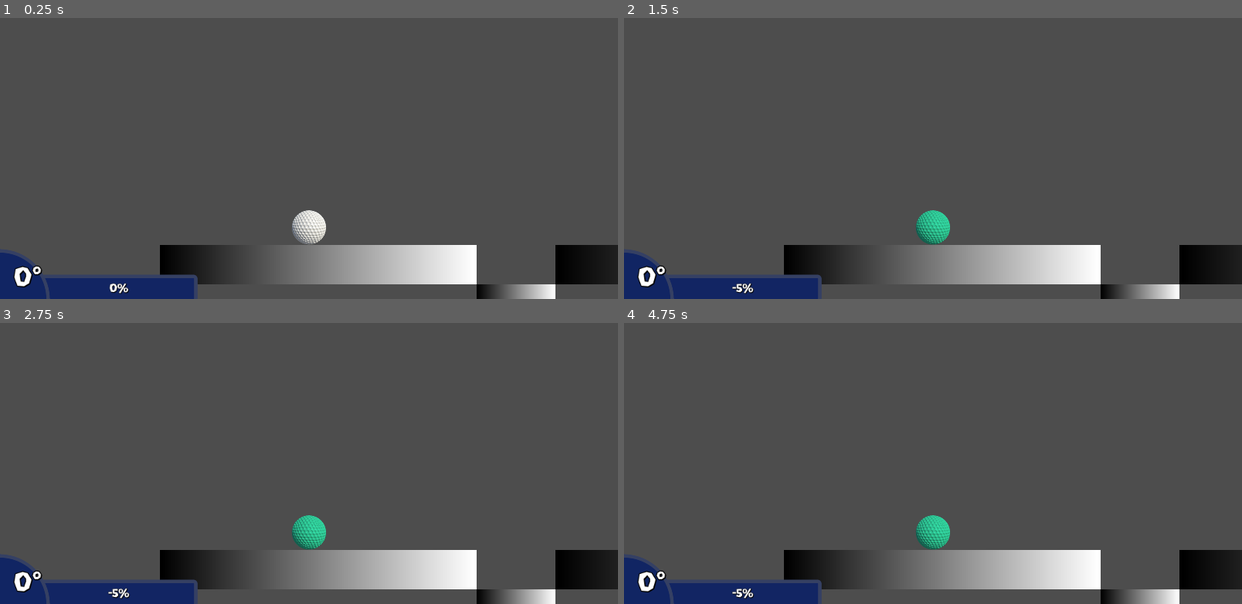
Above: before the commit, frames 1-4 (two rows, left to right).
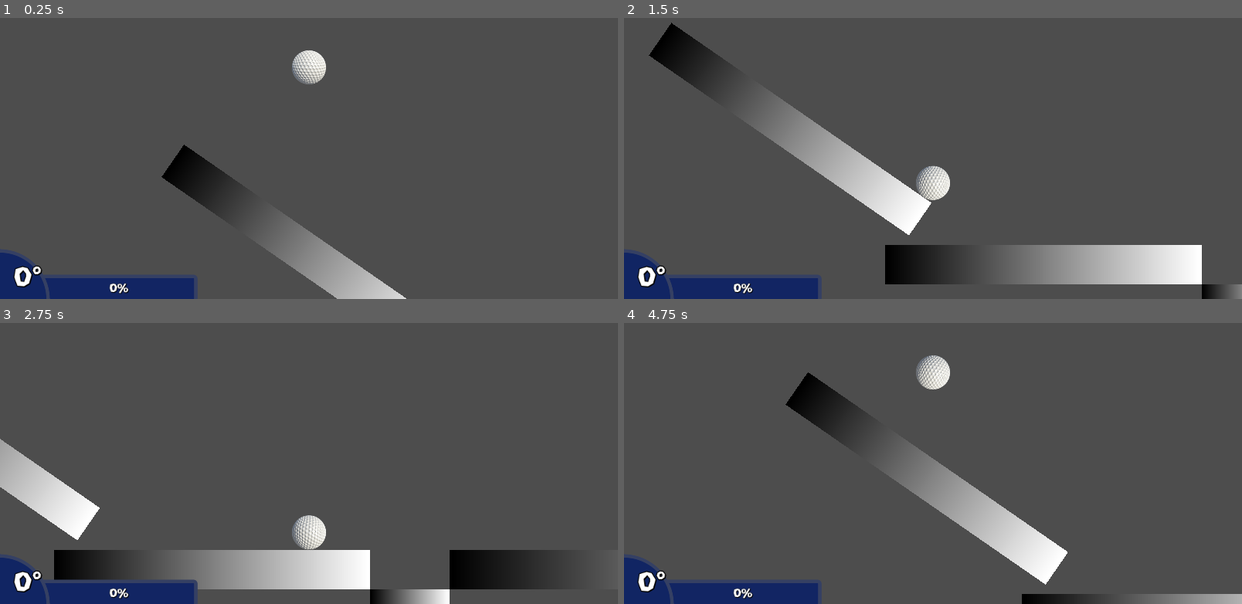
Above: after the commit, the same moments.

Repository: leafcabral/leafs-arcade
Game: Godot game, scene res://main/game_root.tscn
Two runs of this game, one before a commit and one after it. Both use one fixed random seed, a clock stepped at 60 frames per second and the inputs below.
Inputs (mouse positions are in pixels of both pictures, inside the frame that each line leads up to):
- Up to frame 1 (0.25 s): no input
- Up to frame 2 (1.5 s): move the mouse to (933, 228) at 0.52 s; click (933, 228) at 0.6 s; move the mouse to (809, 91) at 1.27 s; click (809, 91) at 1.35 s
- Up to frame 3 (2.75 s): move the mouse to (outside the picture) at 2.02 s; click (outside the picture) at 2.1 s
- Up to frame 4 (4.75 s): move the mouse to (902, 466) at 2.77 s; click (902, 466) at 2.85 s; move the mouse to (1118, 441) at 3.52 s; click (1118, 441) at 3.6 s; tap F (reset_last) at 4.15 s; move the mouse to (outside the picture) at 4.27 s; click (outside the picture) at 4.35 s

The runs differ from the first frame. In frame 1, 9.5% of the frame differs, in the area x 25-100%, y 11-100%; in frame 2, 17%, in the area x 4-100%, y 1-100%; in frame 3, 15%; in frame 4, 15%.

Commit message:
refactor: merge GolfBall and GolfClub scene into Player scene

Diff:
--- a/mini-golf-2d/entities/ball/golf_ball.gd
+++ b/mini-golf-2d/entities/ball/golf_ball.gd
@@ -6,54 +6,29 @@
 signal stopped_moving
 signal started_moving
 
-enum NextAction {
-	NONE,
-	RESET_LAST,
-	RESET_START,
-}
-
 @export var stop_color := Color("34dda9")
 
-var next_action := NextAction.NONE
-var pos_start := Vector2.ZERO
-var pos_last := Vector2.ZERO
-
-@onready var ball_sprite: Sprite2D = $BallSprite
-
-
-func _ready() -> void:
-	pos_start = position
-	pos_last = pos_start
-
-
-func _input(event: InputEvent) -> void:
-	if event.is_action_pressed("reset_last"):
-		next_action = NextAction.RESET_LAST
-		sleeping = false
-	if event.is_action_pressed("reset_start"):
-		next_action = NextAction.RESET_START
-		sleeping = false
+var _should_teleport := false
+var _teleport_pos := Vector2.ZERO
 
 
 func _integrate_forces(state: PhysicsDirectBodyState2D) -> void:
-	if next_action != NextAction.NONE:
+	if _should_teleport:
 		state.linear_velocity = Vector2.ZERO
 		state.angular_velocity = 0.0
+		state.transform.origin = _teleport_pos
 
-		match next_action:
-			NextAction.RESET_LAST:
-				position = pos_last
-			NextAction.RESET_START:
-				position = pos_start
+		_should_teleport = false
 
-		next_action = NextAction.NONE
+
+func teleport(new_position: Vector2) -> void:
+	_should_teleport = true
+	_teleport_pos = new_position
+	sleeping = false
 
 
 func _on_sleeping_state_changed() -> void:
 	if sleeping:
 		stopped_moving.emit()
-		ball_sprite.modulate = stop_color
-		pos_last = position
 	else:
 		started_moving.emit()
-		ball_sprite.modulate = Color.WHITE
--- a/mini-golf-2d/entities/club/golf_club.gd
+++ b/mini-golf-2d/entities/club/golf_club.gd
@@ -11,15 +11,7 @@
 const WOOD: GolfClubType  = preload("uid://cllyoka27wb4x")
 
 @export var type: GolfClubType:
-	set(value):
-		if not is_node_ready():
-			await ready
-		type = value
-		if value:
-			club.texture = type.texture
-			shot_area.minimum_angle = -type.minimum_angle
-			shot_area.maximum_angle = type.maximum_angle
-
+	set = equip
 @export var ball: GolfBall
 
 var clubs := [DRIVER, WOOD, WEDGE]
@@ -30,6 +22,11 @@
 @onready var CLUB_OFFSET_X := absf(club.offset.x)
 
 var is_swinging := false
+
+
+func _ready() -> void:
+	if not Engine.is_editor_hint():
+		club.hide()
 
 
 func _physics_process(_delta: float) -> void:
@@ -72,6 +69,19 @@
 		} if is_swinging else {}
 
 
+func equip(new_club: GolfClubType) -> void:
+	type = new_club
+	if not type:
+		return
+
+	if not is_node_ready():
+		await ready
+
+	club.texture = type.texture
+	shot_area.minimum_angle = -type.minimum_angle
+	shot_area.maximum_angle = type.maximum_angle
+
+
 func _on_shot_area_grabbed() -> void:
 	if not ball.sleeping:
 		return
--- a/mini-golf-2d/entities/club/golf_club.tscn
+++ b/mini-golf-2d/entities/club/golf_club.tscn
@@ -2,6 +2,8 @@
 
 [ext_resource type="Script" uid="uid://c01stan78eq0n" path="res://entities/club/golf_club.gd" id="1_6nun0"]
 [ext_resource type="Script" uid="uid://b12p1pltfnvk0" path="res://common/mouse_drag_area_2d.gd" id="2_a5fw0"]
+[ext_resource type="Resource" uid="uid://co7lprfyeuwgs" path="res://entities/club/implementations/driver.tres" id="2_nkpju"]
+[ext_resource type="Texture2D" uid="uid://7y1nbg08bxnr" path="res://entities/club/implementations/driver.png" id="4_j8rl4"]
 [ext_resource type="Texture2D" uid="uid://dw31wfjgxudcn" path="res://entities/club/direction-triangle.png" id="4_nkpju"]
 
 [sub_resource type="CircleShape2D" id="CircleShape2D_6nun0"]
@@ -9,21 +11,22 @@
 
 [node name="GolfClub" type="Node2D" unique_id=788983583]
 script = ExtResource("1_6nun0")
+type = ExtResource("2_nkpju")
 
 [node name="ShotArea" type="Area2D" parent="." unique_id=1505072144]
 script = ExtResource("2_a5fw0")
 maximum_drag = 200.0
-minimum_angle = 0.0
-maximum_angle = 0.5235987755982988
+minimum_angle = -0.5235987755982988
+maximum_angle = 0.7853981633974483
 metadata/_custom_type_script = "uid://b12p1pltfnvk0"
 
 [node name="CollisionShape2D" type="CollisionShape2D" parent="ShotArea" unique_id=331843830]
 shape = SubResource("CircleShape2D_6nun0")
 
 [node name="Club" type="Sprite2D" parent="." unique_id=19719132]
-visible = false
 position = Vector2(0, 24)
-scale = Vector2(0.2, 0.2)
+scale = Vector2(0.25, 0.25)
+texture = ExtResource("4_j8rl4")
 offset = Vector2(-156, -156)
 
 [node name="SwingDirection" type="Sprite2D" parent="." unique_id=1351736429]
--- /dev/null
+++ b/mini-golf-2d/entities/player/player.gd
@@ -0,0 +1,45 @@
+class_name Player
+extends Node
+
+
+const DRIVER_CLUB := preload("uid://co7lprfyeuwgs")
+const WOOD_CLUB := preload("uid://cllyoka27wb4x")
+const WEDGE_CLUB := preload("uid://dqisdeotk3fkt")
+
+@export var pos_reset_start := Vector2.ZERO
+
+var available_clubs := [DRIVER_CLUB, WOOD_CLUB, WEDGE_CLUB]
+var pos_reset_last := Vector2.ZERO
+
+@onready var club: GolfClub = $Club
+@onready var ball: GolfBall = $Ball
+
+
+func _ready() -> void:
+	ball.position = pos_reset_start
+	pos_reset_last = pos_reset_start
+
+
+func _input(event: InputEvent) -> void:
+	if not event.is_action_type():
+		return
+
+	for i in 3:
+		if event.is_action_pressed("change_club_" + str(i + 1)):
+			club.equip(available_clubs[i])
+			break
+
+	if event.is_action_pressed("reset_last"):
+		ball.teleport(pos_reset_last)
+	if event.is_action_pressed("reset_start"):
+		ball.teleport(pos_reset_start)
+
+
+func _on_ball_stopped_moving() -> void:
+	ball.modulate = ball.stop_color
+
+
+func _on_ball_started_moving() -> void:
+	if ball.global_position != pos_reset_start:
+		pos_reset_last = ball.global_position
+	ball.modulate = Color.WHITE
--- /dev/null
+++ b/mini-golf-2d/entities/player/player.tscn
@@ -0,0 +1,27 @@
+[gd_scene format=3 uid="uid://b4q6xsrxg737y"]
+
+[ext_resource type="Script" uid="uid://don72l7jddws" path="res://entities/player/player.gd" id="1_sglur"]
+[ext_resource type="PackedScene" uid="uid://bn4pmmb6y4rl2" path="res://entities/club/golf_club.tscn" id="2_bls4j"]
+[ext_resource type="PackedScene" uid="uid://bat5adyfrgx65" path="res://entities/ball/golf_ball.tscn" id="3_fkugw"]
+
+[node name="Player" type="Node" unique_id=484016680]
+script = ExtResource("1_sglur")
+
+[node name="Club" parent="." unique_id=788983583 node_paths=PackedStringArray("ball") instance=ExtResource("2_bls4j")]
+ball = NodePath("../Ball")
+
+[node name="Ball" parent="." unique_id=1146808135 instance=ExtResource("3_fkugw")]
+linear_damp = 0.2
+
+[node name="Camera" type="Camera2D" parent="Ball" unique_id=2030620364]
+zoom = Vector2(0.8, 0.8)
+limit_bottom = 600
+limit_smoothed = true
+
+[node name="ClubTransform" type="RemoteTransform2D" parent="Ball" unique_id=462333221]
+remote_path = NodePath("../../Club")
+update_rotation = false
+update_scale = false
+
+[connection signal="started_moving" from="Ball" to="." method="_on_ball_started_moving"]
+[connection signal="stopped_moving" from="Ball" to="." method="_on_ball_stopped_moving"]
--- a/mini-golf-2d/main/game_root.gd
+++ b/mini-golf-2d/main/game_root.gd
@@ -2,7 +2,7 @@
 
 
 @onready var hud: HUD = $HUDLayer/HUD
-@onready var golf_club: GolfClub = $GolfClub
+@onready var player: Player = $Player
 
 
 func _ready() -> void:
@@ -11,8 +11,8 @@
 
 
 func _physics_process(_delta: float) -> void:
-	if golf_club.is_swinging:
-		var data := golf_club.get_swing_data()
+	if player.club.is_swinging:
+		var data := player.club.get_swing_data()
 		if data:
 			hud.set_angle(data["angle"])
 			hud.set_power(data["power"])
--- a/mini-golf-2d/main/game_root.tscn
+++ b/mini-golf-2d/main/game_root.tscn
@@ -1,11 +1,9 @@
 [gd_scene format=3 uid="uid://bulhavk85t0mv"]
 
 [ext_resource type="Script" uid="uid://c32yurtcufcqo" path="res://main/game_root.gd" id="1_lqs6t"]
-[ext_resource type="PackedScene" uid="uid://bat5adyfrgx65" path="res://entities/ball/golf_ball.tscn" id="1_oc7al"]
 [ext_resource type="PackedScene" uid="uid://dknje8mdgobhp" path="res://map/floor_temp.tscn" id="1_sd42p"]
-[ext_resource type="PackedScene" uid="uid://bn4pmmb6y4rl2" path="res://entities/club/golf_club.tscn" id="2_mf5tn"]
 [ext_resource type="PackedScene" uid="uid://c8hokmjtpi5nl" path="res://main/hud/hud.tscn" id="4_d3btu"]
-[ext_resource type="Resource" uid="uid://co7lprfyeuwgs" path="res://entities/club/implementations/driver.tres" id="5_ruu41"]
+[ext_resource type="PackedScene" uid="uid://b4q6xsrxg737y" path="res://entities/player/player.tscn" id="4_lqs6t"]
 
 [node name="GameRoot" type="Node" unique_id=905211831]
 script = ExtResource("1_lqs6t")
@@ -38,23 +36,9 @@
 rotation = -0.3490658
 scale = Vector2(6.0000005, 0.99999994)
 
-[node name="GolfClub" parent="." unique_id=788983583 node_paths=PackedStringArray("ball") instance=ExtResource("2_mf5tn")]
-position = Vector2(385, 483)
-type = ExtResource("5_ruu41")
-ball = NodePath("../Ball")
+[node name="Floor6" parent="Map" unique_id=531833253 instance=ExtResource("1_sd42p")]
+position = Vector2(-10, 325)
+rotation = 0.6056956
+scale = Vector2(8, 1)
 
-[node name="Ball" parent="." unique_id=1146808135 instance=ExtResource("1_oc7al")]
-position = Vector2(385, 483)
-linear_damp = 0.2
-
-[node name="RemoteTransform2D" type="RemoteTransform2D" parent="Ball" unique_id=1284780959]
-remote_path = NodePath("../../GolfClub")
-update_rotation = false
-update_scale = false
-
-[node name="Camera2D" type="Camera2D" parent="Ball" unique_id=421210679]
-zoom = Vector2(0.8, 0.8)
-limit_bottom = 600
-limit_smoothed = true
-editor_draw_limits = true
-editor_draw_drag_margin = true
+[node name="Player" parent="." unique_id=906491507 instance=ExtResource("4_lqs6t")]
--- a/mini-golf-2d/main/hud/hud.tscn
+++ b/mini-golf-2d/main/hud/hud.tscn
@@ -123,7 +123,6 @@
 scale = Vector2(0.32, 0.32)
 pivot_offset_ratio = Vector2(0.5, 0.5)
 max_value = 90.0
-value = 30.0
 fill_mode = 5
 radial_initial_angle = 90.0
 radial_fill_degrees = 90.0
@@ -145,5 +144,5 @@
 theme_override_constants/shadow_outline_size = 4
 theme_override_fonts/font = ExtResource("1_jj2fu")
 theme_override_font_sizes/font_size = 32
-text = "30°"
+text = "0°"
 vertical_alignment = 1
Not shown, added: mini-golf-2d/entities/player/player.gd.uid
